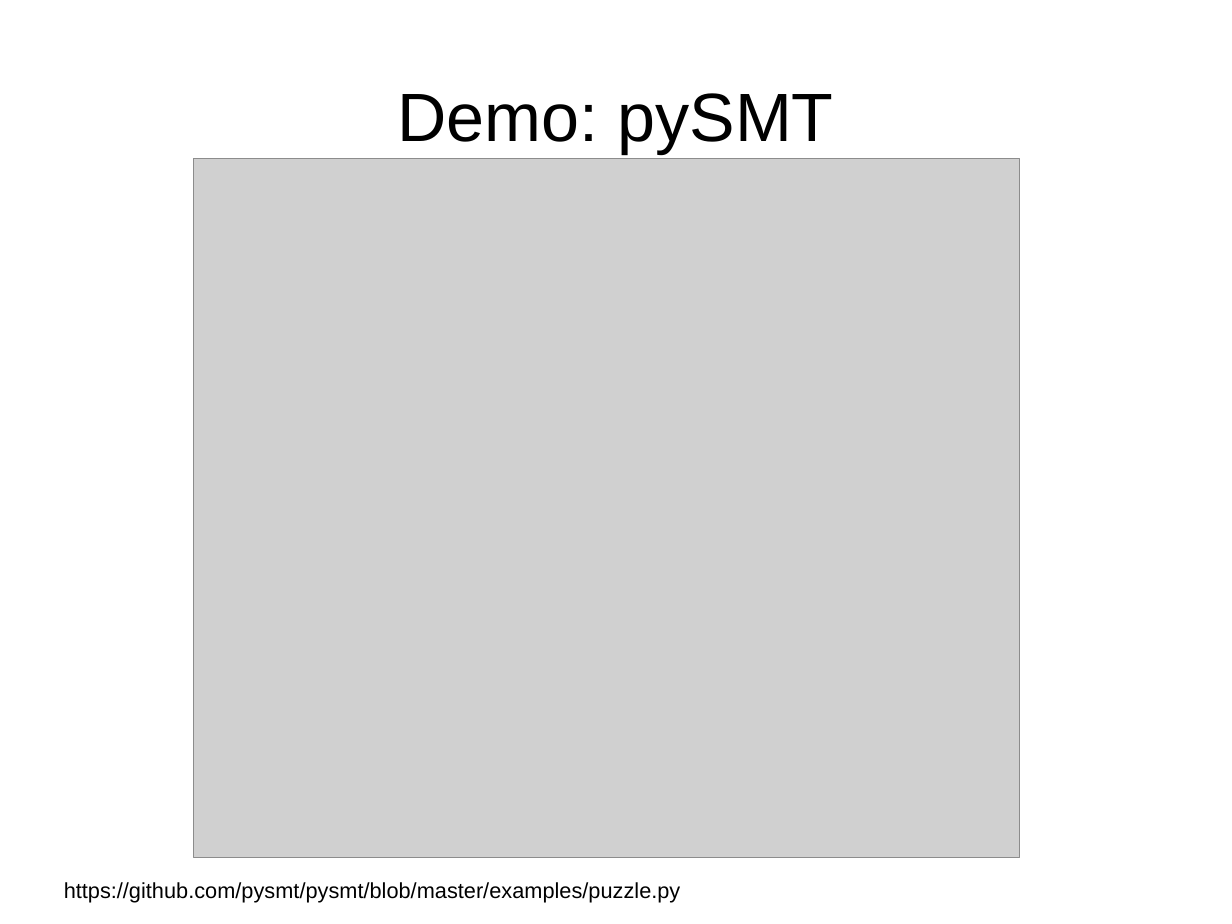
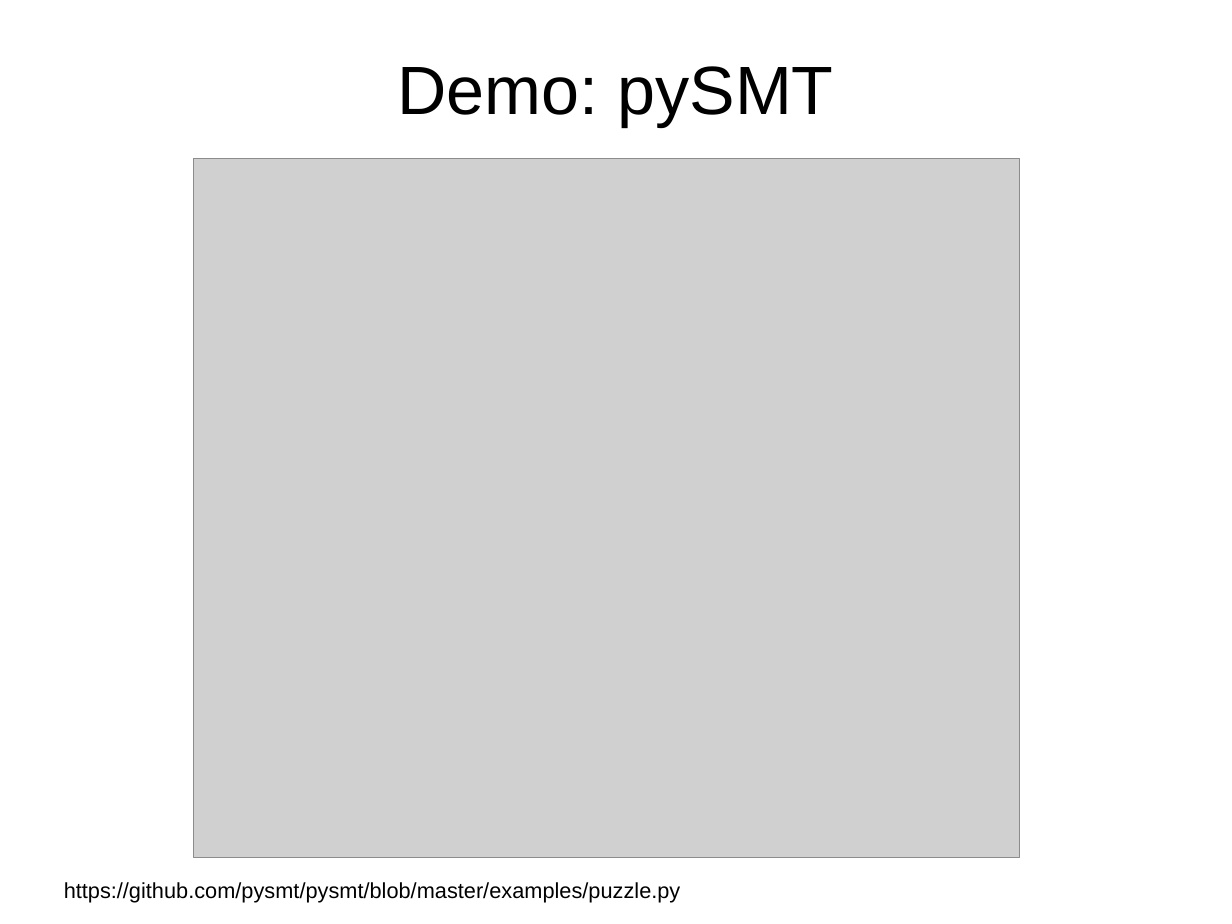
Before and after one commit to daveshah1/formal-fpl, a slide deck: slide 5 of wosh-presentation.odp (slide 9 before the commit). Drawn at 1232x924 pixels with LibreOffice and Linux fonts; fonts in the diff are those of the drawing; grey boxes stand for pictures. Boxes give left, top, right and bottom in pixels: in the first picture for what was removed or moved away, otherwise in the second. Text is boxed around its words. In the diff, an @@ line names an element or a change of style, - is before the commit and + after.

```diff
--- a/wosh-presentation.odp
+++ b/wosh-presentation.odp
@@ title "Demo: pySMT": place and size @@
-title "Demo: pySMT" at (398, 93, 833, 153)
+title "Demo: pySMT" at (398, 66, 833, 127)
```
Also in this commit, not shown: 9 other slides changed, 12 slides added, 5 slides removed, 1 other file.
